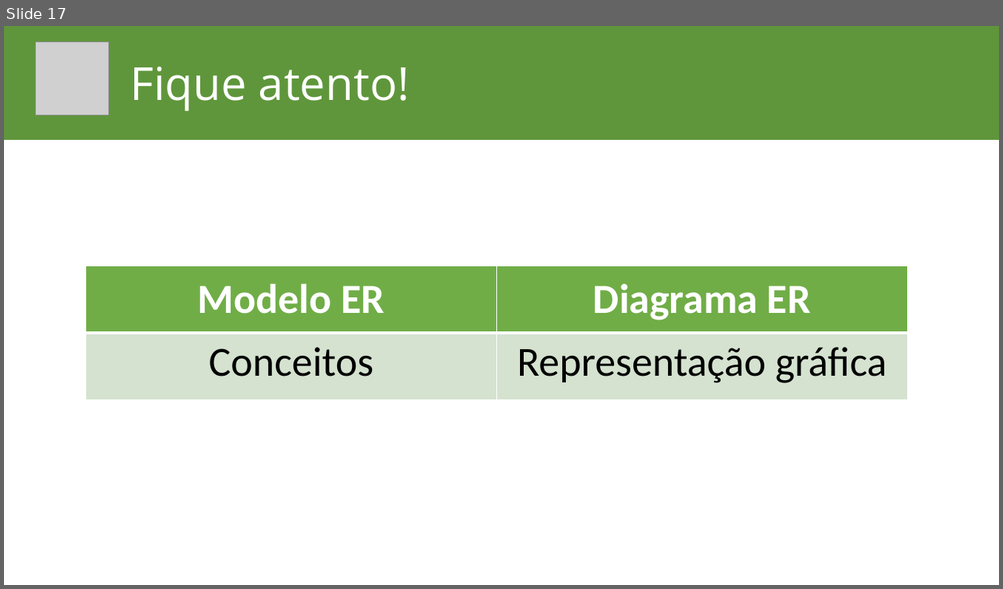
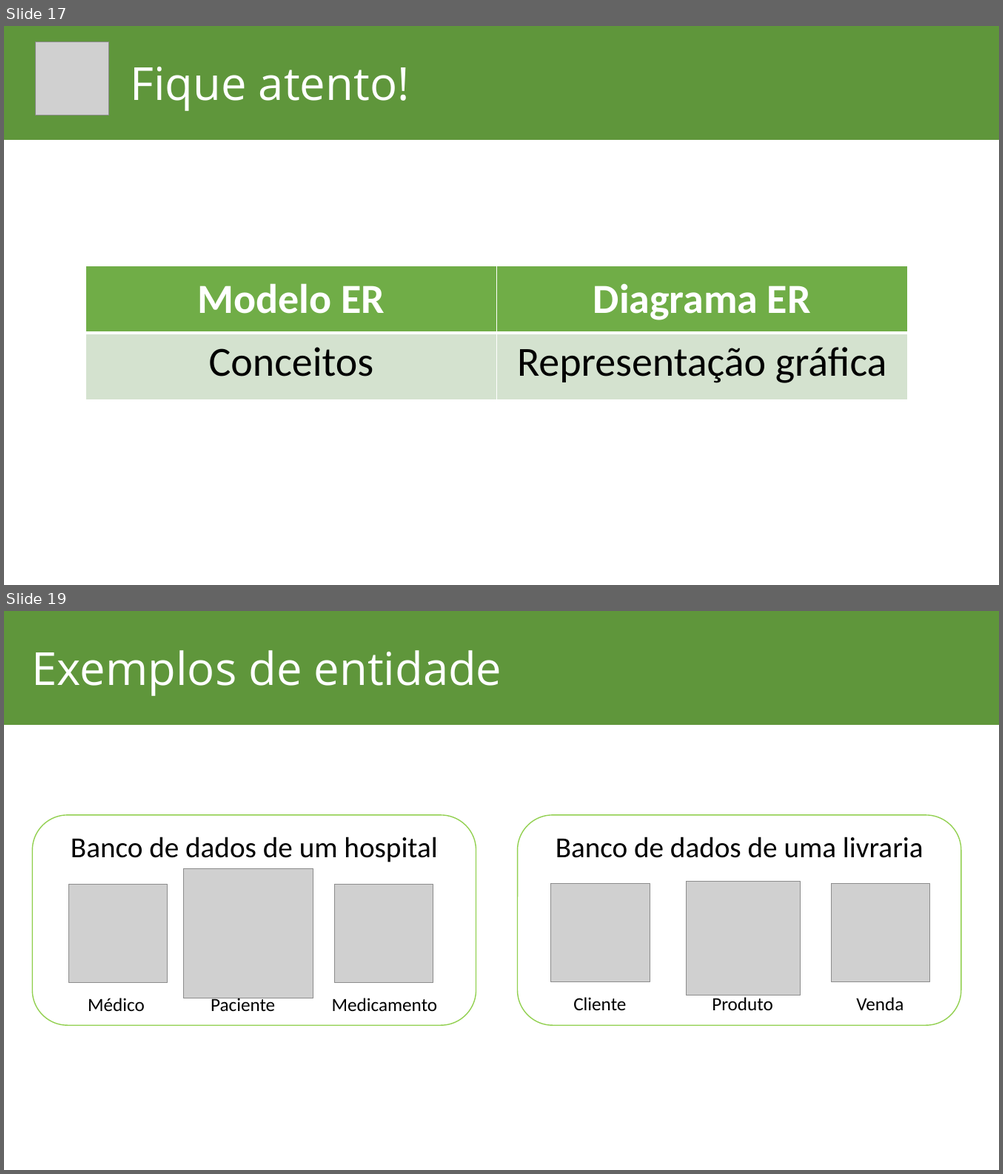
Before and after one commit to lucassoaresaraujo/aulas, a slide deck: Banco de Dados/Banco de Dados.pptx. Shown one above the other, each under a label of ours: slide 17 before the commit, slides 17 and 19 after it; the slides between them are not shown. The pictures are 1003x589 and 1003x1174 pixels, drawn with LibreOffice and Linux fonts; fonts in the diff are those of the drawing; grey boxes stand for pictures; background and template pictures are left out. Boxes give left, top, right and bottom in pixels: in the first picture for what was removed or moved away, otherwise in the second. Text is boxed around its words. In the diff, an @@ line names an element or a change of style, - is before the commit and + after.

Commit message:
Entidade e DER entidade

```diff
--- a/Banco de Dados/Banco de Dados.pptx
+++ b/Banco de Dados/Banco de Dados.pptx
@@ slide 19 added at [4,611,999,1170], background #FFFFFF; not listed: 1 template element that a slide beside it also shows @@
@@ title added at [32,650,502,696], 44 pt, text #FFFFFF @@
+Exemplos de entidade
@@ group added at [32,815,476,1026]: 3 pictures, 3 texts, 1 rounded rectangle @@
+Banco de dados de um hospital
+Médico
+Paciente
+Medicamento
@@ group added at [518,815,962,1026]: 3 pictures, 3 texts, 1 rounded rectangle @@
+Banco de dados de uma livraria
+Cliente
+Produto
+Venda
```
Also in this commit, not shown: 4 slides changed, 4 other slides added, 1 slide removed.
